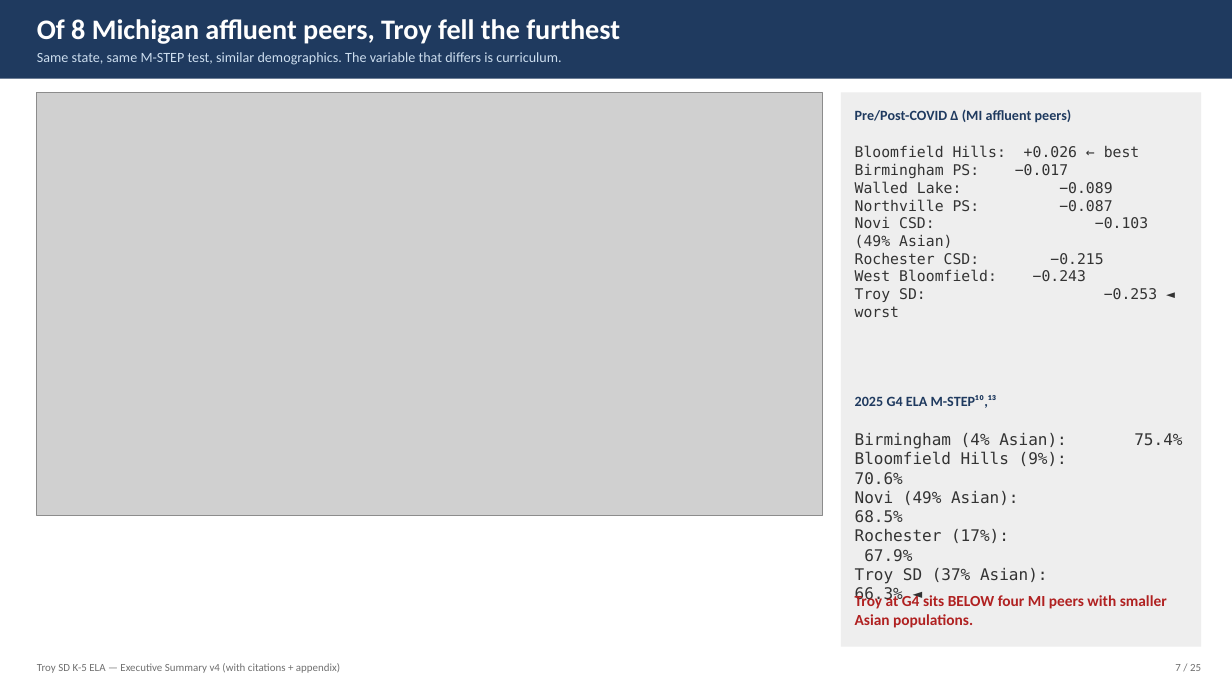
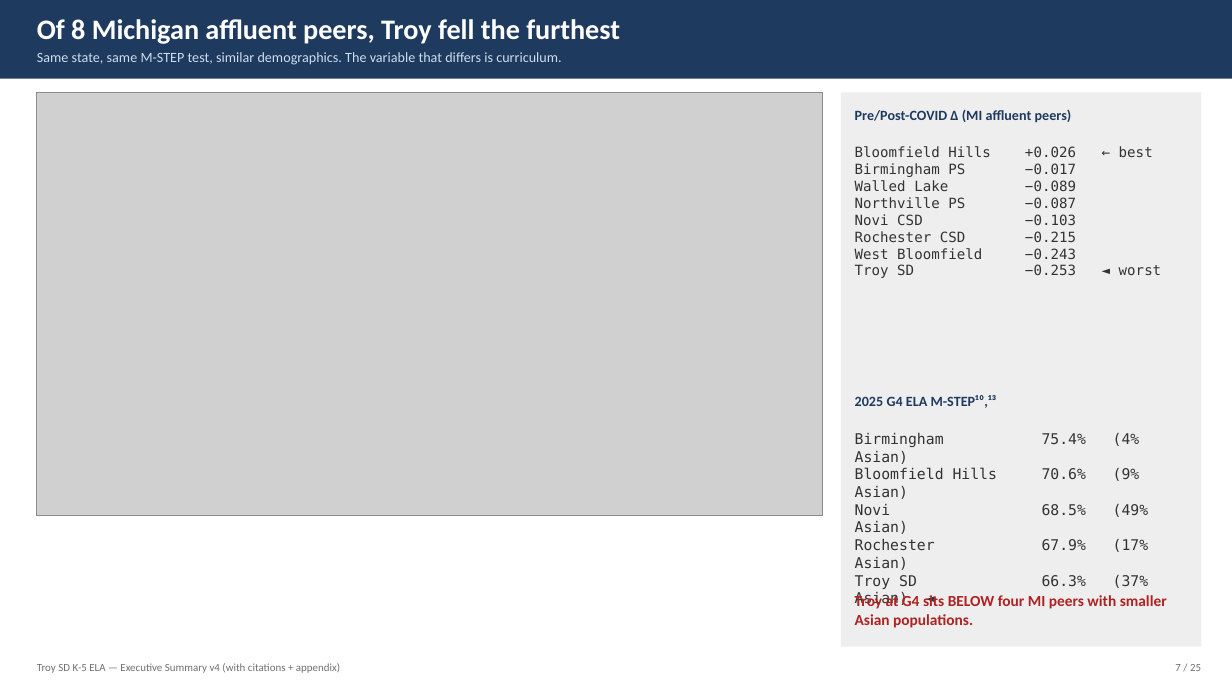
Before and after one commit to akarpo/tsd-k5ela-choice, a slide deck: slide 7 of deck/Troy_K5_ELA_Executive_Summary_v4.pptx. Drawn at 1232x693 pixels with LibreOffice and Linux fonts; fonts in the diff are those of the drawing; grey boxes stand for pictures. Boxes give left, top, right and bottom in pixels: in the first picture for what was removed or moved away, otherwise in the second. Text is boxed around its words. In the diff, an @@ line names an element or a change of style, - is before the commit and + after.

```diff
--- a/deck/Troy_K5_ELA_Executive_Summary_v4.pptx
+++ b/deck/Troy_K5_ELA_Executive_Summary_v4.pptx
@@ text at (x1=855, y1=146, x2=1162, y2=278): text changed; size 11.5 to 11 pt @@
-Bloomfield Hills: +0.026 ← best
-Birmingham PS: −0.017
-Walled Lake: −0.089
-Northville PS: −0.087
-Novi CSD: −0.103 (49% Asian)
-Rochester CSD: −0.215
-West Bloomfield: −0.243
-Troy SD: −0.253 ◄ worst
+Bloomfield Hills +0.026 ← best
+Birmingham PS −0.017
+Walled Lake −0.089
+Northville PS −0.087
+Novi CSD −0.103
+Rochester CSD −0.215
+West Bloomfield −0.243
+Troy SD −0.253 ◄ worst
@@ text at (x1=855, y1=432, x2=1149, y2=607): text changed; size 12.5 to 11.5 pt @@
-Birmingham (4% Asian): 75.4%
-Bloomfield Hills (9%): 70.6%
-Novi (49% Asian): 68.5%
-Rochester (17%): 67.9%
-Troy SD (37% Asian): 66.3% ◄
+Birmingham 75.4% (4% Asian)
+Bloomfield Hills 70.6% (9% Asian)
+Novi 68.5% (49% Asian)
+Rochester 67.9% (17% Asian)
+Troy SD 66.3% (37% Asian) ◄
```
Also in this commit, not shown: 3 other slides changed, 5 other files.
